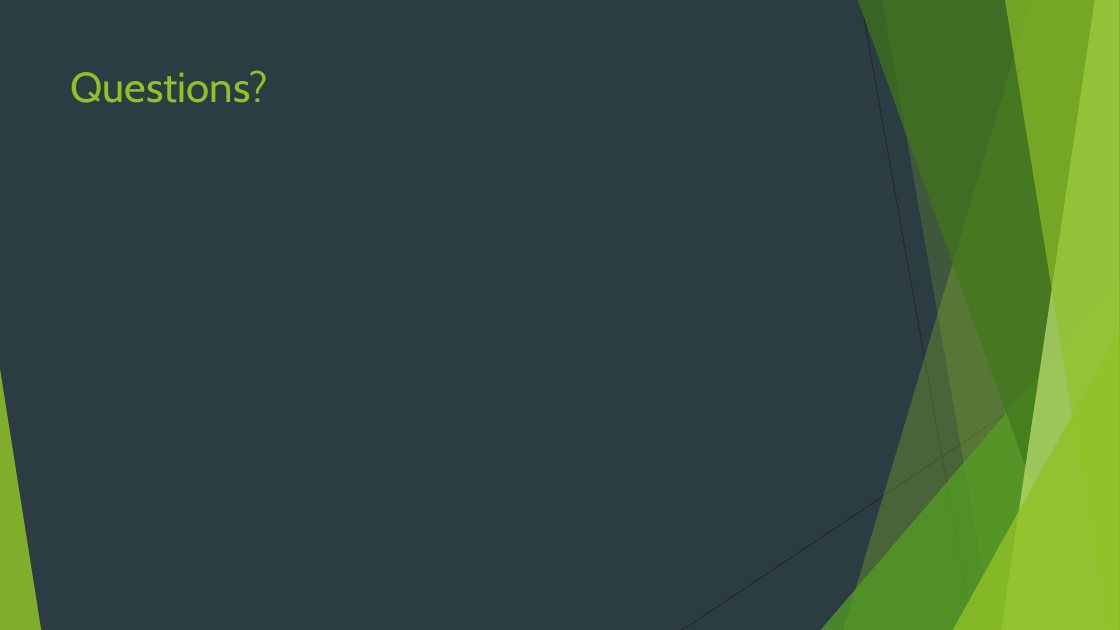
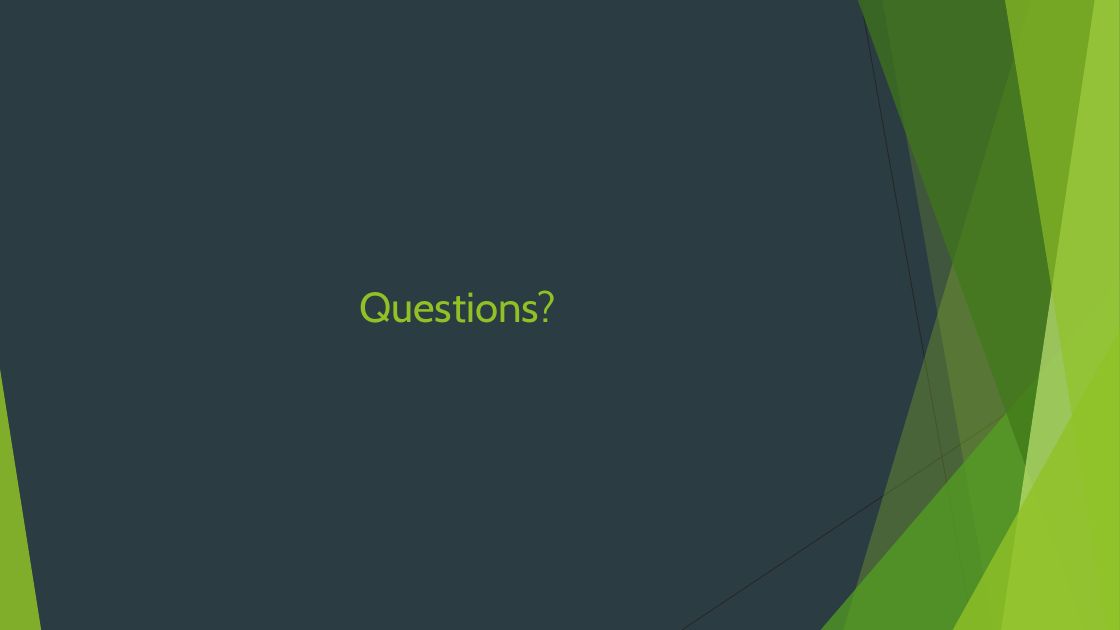
Before and after one commit to DavidShahbazyan/assesmentTestNGvsJUnit, a slide deck: slide 8 of presentation/JUnit vs TestNG.pptx. Drawn at 1120x630 pixels with LibreOffice and Linux fonts; fonts in the diff are those of the drawing. Boxes give left, top, right and bottom in pixels: in the first picture for what was removed or moved away, otherwise in the second. Text is boxed around its words. In the diff, an @@ line names an element or a change of style, - is before the commit and + after.

Commit message:
Little changes in presentation.

```diff
--- a/presentation/JUnit vs TestNG.pptx
+++ b/presentation/JUnit vs TestNG.pptx
@@ title "Questions?" at box(359, 290, 556, 323): alignment left to centre; vertical alignment top to middle @@
```
